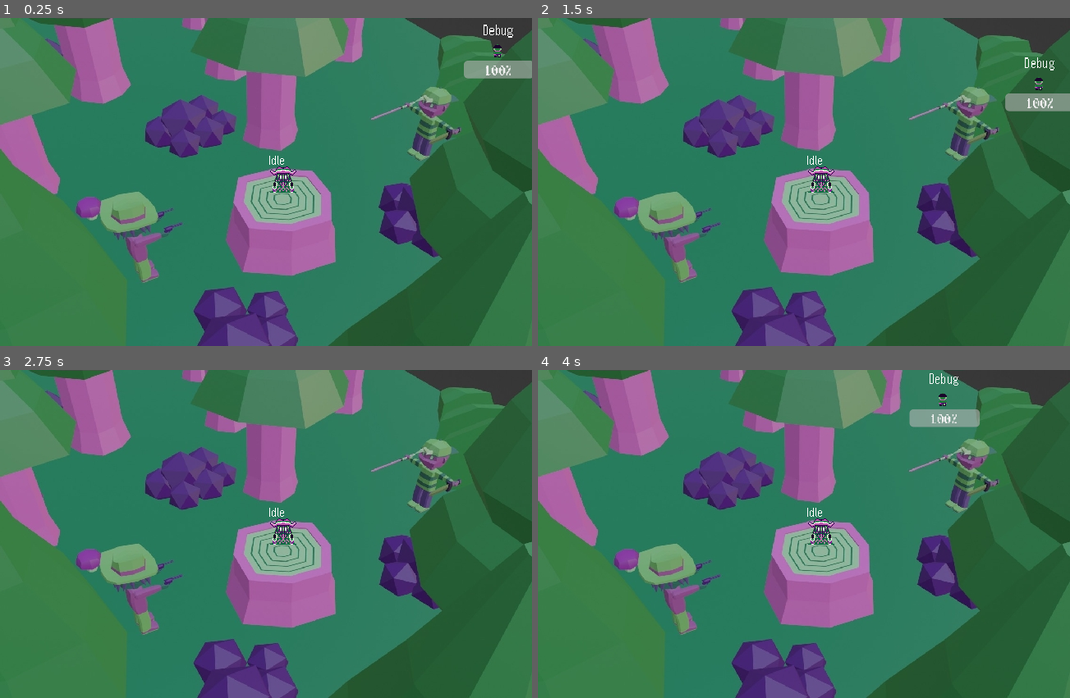
Above: before the commit, frames 1-4 (two rows, left to right).
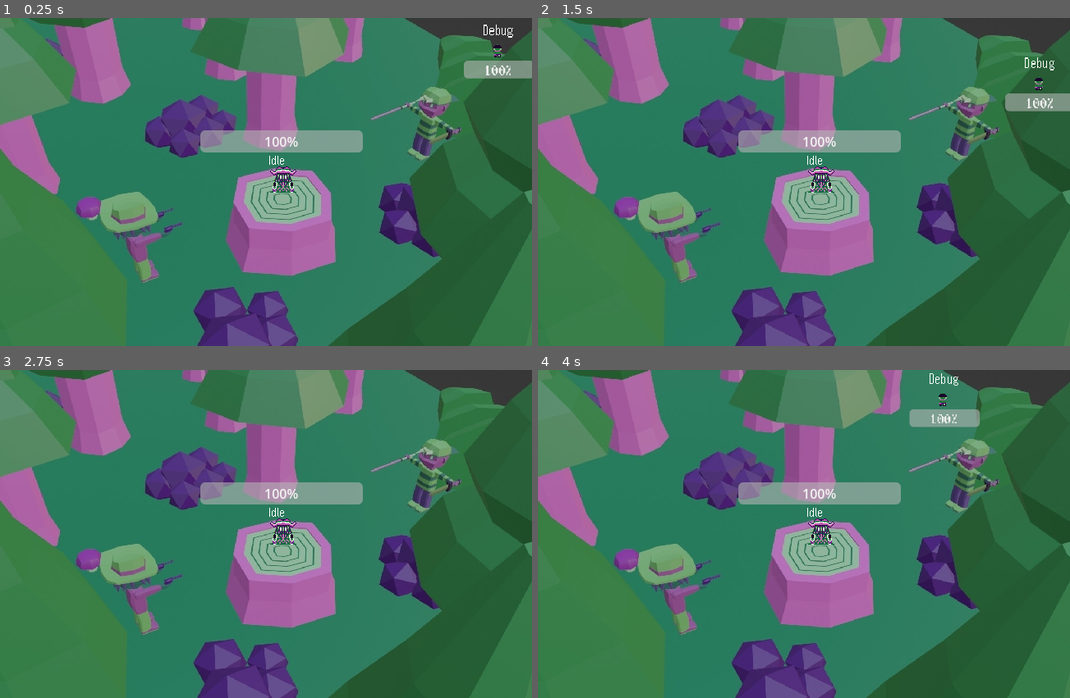
Above: after the commit, the same moments.

Repository: b4k4kozmo/bullet-hell-24
Game: Godot game, scene res://boss_room.tscn
Two runs of this game, one before a commit and one after it. Both use one fixed random seed, a clock stepped at 60 frames per second and the inputs below.
Inputs:
- Up to frame 1 (0.25 s): no input
- Up to frame 2 (1.5 s): tap Enter at 0.5 s; hold D (move_right) 0.53-1.28 s; tap Space (action) at 0.6 s; tap R (restart) at 1.25 s; hold S (move_down) from 1.28 s (still down); tap Shift (walk) at 1.35 s
- Up to frame 3 (2.75 s): release S (move_down) at 2.03 s; hold D (move_right) from 2.03 s (still down); tap Space (action) at 2.1 s
- Up to frame 4 (4 s): tap R (restart) at 2.75, 3.5 s; release D (move_right) at 2.78 s; hold W (move_up) 2.78-3.53 s; tap Shift (walk) at 2.85 s; hold A (move_left) from 3.53 s (still down); tap Space (action) at 3.6 s

The runs differ from the first frame. In frame 1, 2.1% of the frame differs, in the area x 37-69%, y 34-41%; in frame 2, 2.1%; in frame 3, 2.1%; in frame 4, 2.1%.

Commit message:
added enemy health and bullet detection
player can kill enemy now

Diff:
--- a/player.tscn
+++ b/player.tscn
@@ -10,7 +10,7 @@
 [sub_resource type="RectangleShape2D" id="RectangleShape2D_2a6o0"]
 size = Vector2(4, 4)
 
-[node name="Player" type="CharacterBody2D"]
+[node name="Player" type="CharacterBody2D" groups=["player"]]
 script = ExtResource("1_c71vn")
 bullet_node = ExtResource("2_swc88")
 alpha = 3.007
--- a/scripts/Idle.gd
+++ b/scripts/Idle.gd
@@ -8,7 +8,8 @@
 		collision.set_deferred("disabled",value)
 
 func _on_player_entered(body):
-	player_entered = true
+	if body.is_in_group('player'):
+		player_entered = true
 
 
 func transition():
--- a/scripts/Spaghetti.gd
+++ b/scripts/Spaghetti.gd
@@ -2,10 +2,19 @@
 
 var theta: float = 0.0
 @export_range(0,2*PI) var alpha: float = 0.0
+@export var health = 999
 
 @export var bullet_node: PackedScene
 var bullet_type: int = 0
 
+func _process(_delta):
+	$ProgressBar.value = health
+	if health <= 0:
+		queue_free()
+func set_status(bullet_type):
+	match bullet_type:
+		4:
+			health -= 10
 
 func get_vector(angle):
 	theta = angle + alpha
--- a/spaghetti.tscn
+++ b/spaghetti.tscn
@@ -13,6 +13,8 @@
 
 [sub_resource type="CircleShape2D" id="CircleShape2D_ikxcq"]
 radius = 195.604
+
+[sub_resource type="RectangleShape2D" id="RectangleShape2D_mg4nb"]
 
 [node name="Spaghetti" type="CharacterBody2D"]
 script = ExtResource("1_lkdps")
@@ -60,5 +62,17 @@
 [node name="Phase4" type="Node2D" parent="FiniteStateMachine"]
 script = ExtResource("10_376rk")
 
+[node name="CollisionShape2D" type="CollisionShape2D" parent="."]
+shape = SubResource("RectangleShape2D_mg4nb")
+
+[node name="ProgressBar" type="ProgressBar" parent="."]
+custom_minimum_size = Vector2(198, 2.08165e-12)
+offset_left = -101.0
+offset_top = -60.0
+offset_right = 97.0
+offset_bottom = -33.0
+max_value = 999.0
+value = 999.0
+
 [connection signal="timeout" from="Speed" to="." method="_on_speed_timeout"]
 [connection signal="body_entered" from="PlayerDetection" to="FiniteStateMachine/Idle" method="_on_player_entered"]
Not shown: 1 places in spaghetti.tscn that only renumber resources
